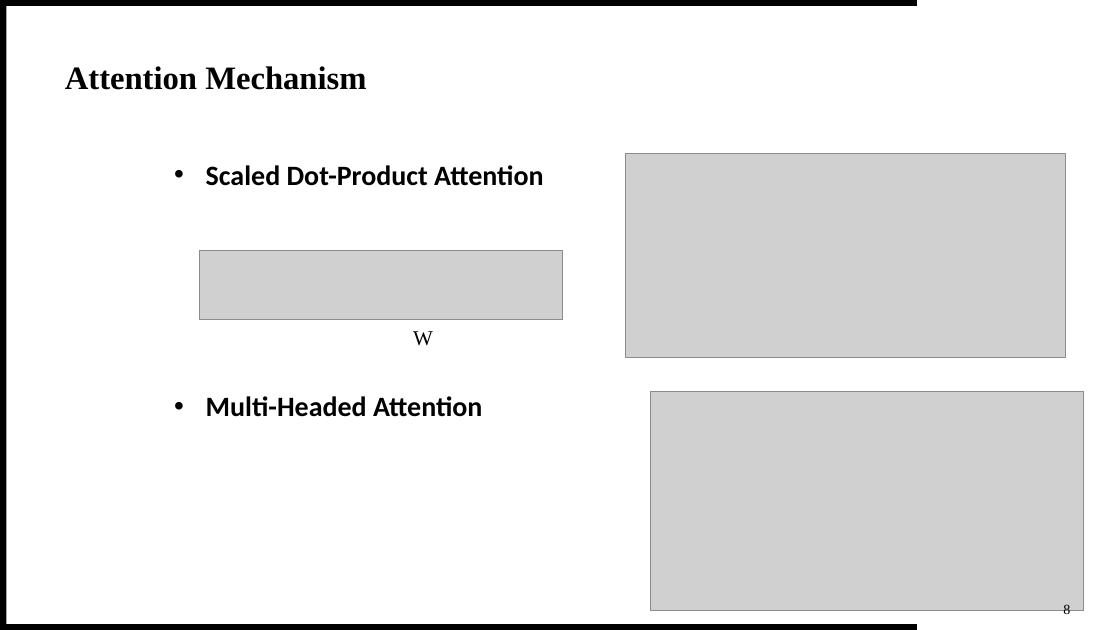
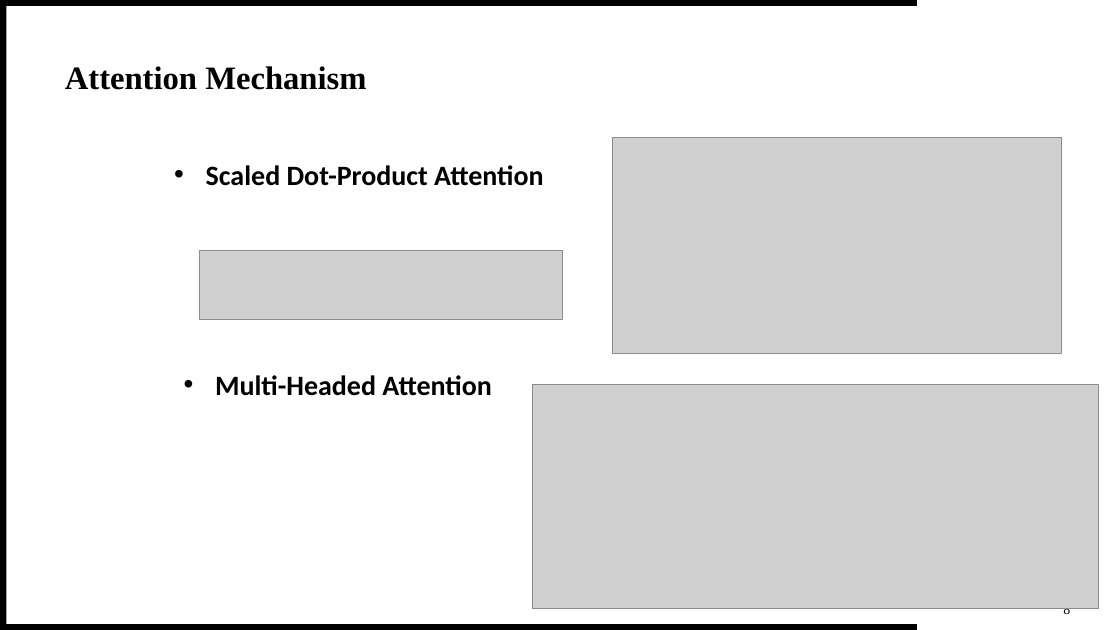
Before and after one commit to theQuert/inlpfun, a slide deck: slide 9 of Lab/REP.pptx. Drawn at 1120x630 pixels with LibreOffice and Linux fonts; fonts in the diff are those of the drawing; grey boxes stand for pictures. Boxes give left, top, right and bottom in pixels: in the first picture for what was removed or moved away, otherwise in the second. Text is boxed around its words. In the diff, an @@ line names an element or a change of style, - is before the commit and + after.

```diff
--- a/Lab/REP.pptx
+++ b/Lab/REP.pptx
@@ picture: place and size @@
-picture at (625,154,1065,358)
+picture at (613,138,1062,355)
@@ text removed at (413,331,433,346) @@
-W
@@ text "Multi-Headed Attention": place and size @@
-text "Multi-Headed Attention" at (206,396,482,417)
+text "Multi-Headed Attention" at (215,375,491,396)
@@ picture: place and size @@
-picture at (651,392,1084,610)
+picture at (533,385,1099,609)
```
Also in this commit, not shown: 6 other slides changed.
